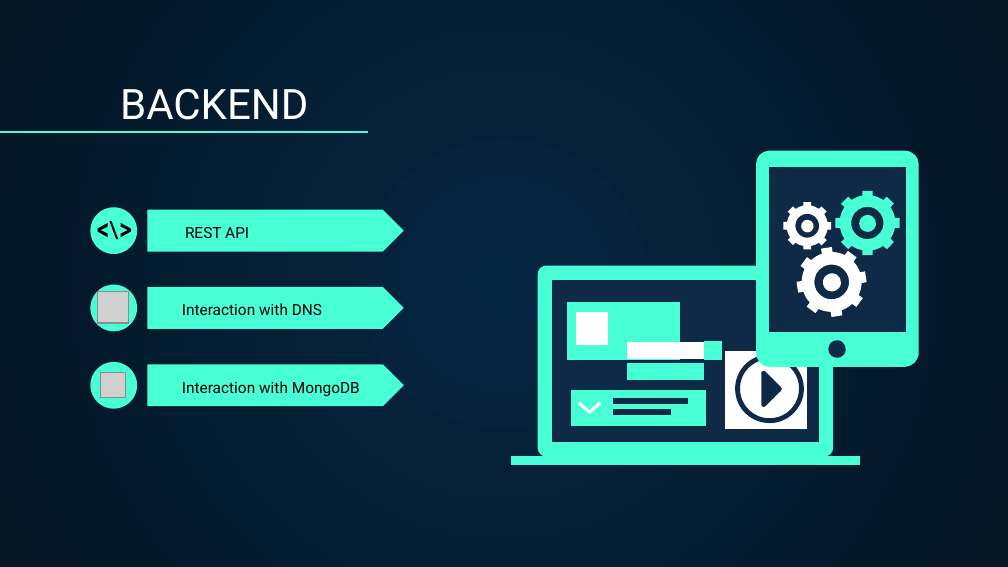
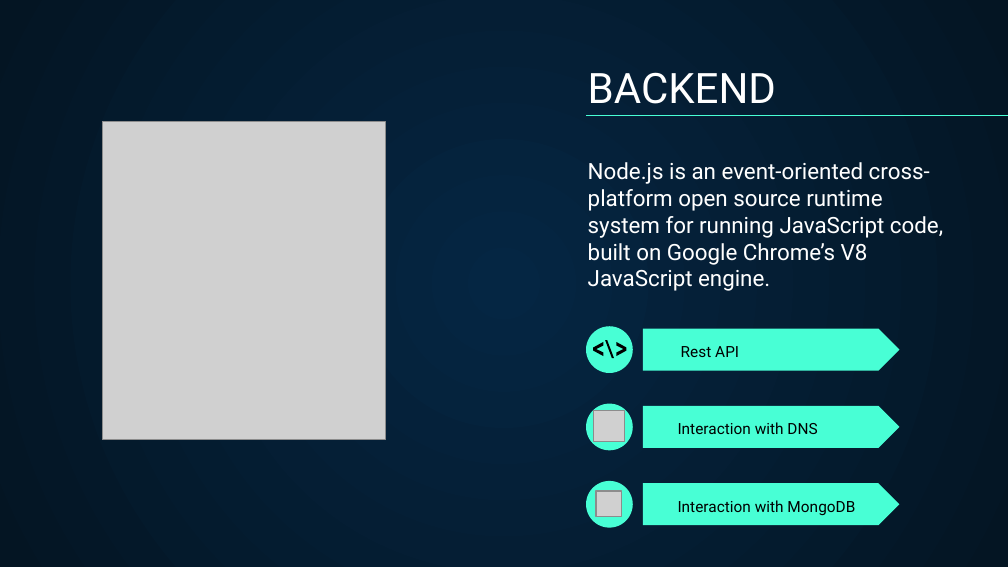
Before and after one commit to andberto/DNSolver, a slide deck: slide 4 of DNSolver.pptx. Drawn at 1008x567 pixels with LibreOffice and Linux fonts; fonts in the diff are those of the drawing; grey boxes stand for pictures. Boxes give left, top, right and bottom in pixels: in the first picture for what was removed or moved away, otherwise in the second. Text is boxed around its words. In the diff, an @@ line names an element or a change of style, - is before the commit and + after.

```diff
--- a/DNSolver.pptx
+++ b/DNSolver.pptx
@@ title "BACKEND" moved from (x1=120, y1=88, x2=308, y2=120) to (x1=588, y1=72, x2=776, y2=104) @@
@@ line added from (586, 115) to (1008, 115), #48FFD5 0.75 pt @@
@@ line removed from (0, 132) to (368, 132) @@
@@ picture added at (x1=103, y1=122, x2=386, y2=440) @@
@@ subtitle added at (x1=588, y1=162, x2=943, y2=291), 16 pt, text #FFFFFF @@
+Node.js is an event-oriented cross-platform open source runtime system for running JavaScript code, built on Google Chrome’s V8 JavaScript engine.
@@ freeform shape removed at (x1=756, y1=151, x2=918, y2=367) @@
@@ freeform shape removed at (x1=769, y1=166, x2=906, y2=332) @@
@@ freeform shape removed at (x1=783, y1=202, x2=831, y2=249) @@
@@ freeform shape removed at (x1=836, y1=191, x2=900, y2=255) @@
@@ freeform shape removed at (x1=537, y1=266, x2=833, y2=457) @@
@@ freeform shape removed at (x1=796, y1=247, x2=867, y2=317) @@
@@ freeform shape removed at (x1=551, y1=280, x2=818, y2=443) @@
@@ freeform shape removed at (x1=551, y1=280, x2=818, y2=295) @@
@@ freeform shape removed at (x1=568, y1=302, x2=681, y2=360) @@
@@ freeform shape removed at (x1=576, y1=312, x2=609, y2=346) @@
@@ pentagon arrow moved from (x1=147, y1=364, x2=403, y2=406) to (x1=643, y1=329, x2=899, y2=371) @@
@@ 3 ellipses, 3 freeform shapes, 2 pictures, 2 texts moved together from (x1=91, y1=208, x2=360, y2=408) to (x1=586, y1=327, x2=855, y2=527) @@
@@ freeform shape removed at (x1=627, y1=342, x2=705, y2=359) @@
@@ text at (x1=681, y1=346, x2=739, y2=357): text changed @@
-REST API
+Rest API
@@ freeform shape removed at (x1=705, y1=342, x2=722, y2=359) @@
@@ freeform shape removed at (x1=726, y1=351, x2=807, y2=429) @@
@@ freeform shape removed at (x1=735, y1=355, x2=815, y2=423) @@
@@ freeform shape removed at (x1=829, y1=341, x2=849, y2=358) @@
@@ freeform shape removed at (x1=627, y1=363, x2=705, y2=380) @@
@@ freeform shape removed at (x1=761, y1=371, x2=781, y2=407) @@
@@ freeform shape removed at (x1=572, y1=390, x2=607, y2=426) @@
@@ freeform shape removed at (x1=578, y1=402, x2=602, y2=414) @@
@@ freeform shape removed at (x1=607, y1=390, x2=707, y2=426) @@
@@ freeform shape removed at (x1=613, y1=398, x2=687, y2=404) @@
@@ freeform shape removed at (x1=613, y1=409, x2=671, y2=415) @@
@@ pentagon arrow moved from (x1=147, y1=210, x2=403, y2=252) to (x1=643, y1=406, x2=899, y2=449) @@
@@ freeform shape removed at (x1=511, y1=456, x2=860, y2=465) @@
@@ pentagon arrow moved from (x1=147, y1=287, x2=403, y2=330) to (x1=643, y1=483, x2=899, y2=525) @@
```
Also in this commit, not shown: 2 other slides changed.
